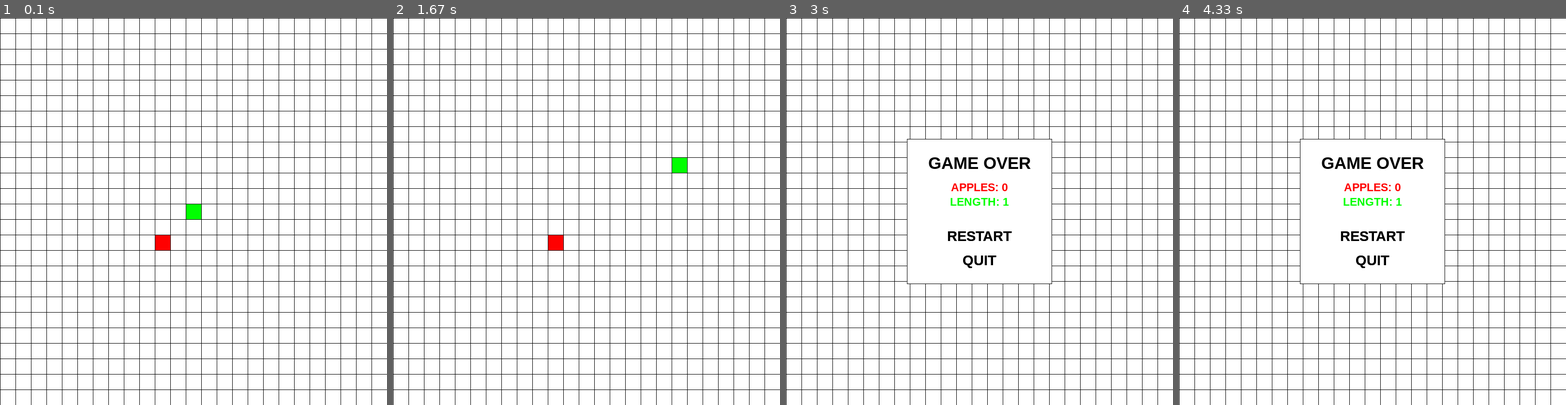
Above: before the commit, frames 1-4 (left to right).
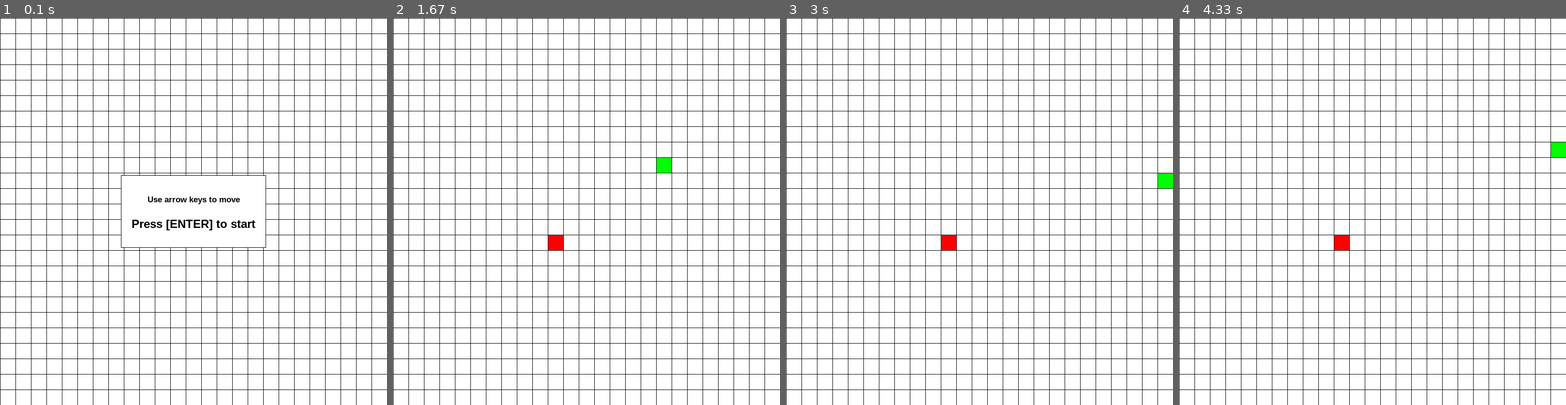
Above: after the commit, the same moments.

Repository: k-qich/2D-SnakeGame-Pygame
Game: pygame game, started from game.py
Same seed, same stepped clock (60 frames per second), same inputs: the game is played once before the commit and once after it.
Inputs:
- Up to frame 1 (0.1 s): no input
- Up to frame 2 (1.67 s): tap Enter at 0.33 s; hold Up 1.17-1.63 s
- Up to frame 3 (3 s): hold Right 1.67-2.13 s; hold Down from 2.73 s (still down)
- Up to frame 4 (4.33 s): release Down at 3.03 s; hold Left 3.07-3.47 s; hold Up 3.5-3.87 s; hold Right from 3.9 s (still down)

The runs differ from the first frame. In frame 1, 1.3% of the frame differs, in the area x 31-69%, y 40-60%; in frame 2, 0.3%; in frame 3, 2.3%, in the area x 31-100%, y 31-69%; in frame 4, 2.3%.

Commit message:
Added intro menu

Diff:
--- a/game.py
+++ b/game.py
@@ -43,6 +43,7 @@
         self.snake.append(self.snake_head)
 
         self.max_length += 1
+        self.render()
 
     def update(self):
         if not self.apple_sprite:
@@ -99,7 +100,22 @@
             pg.draw.line(self.gameDisplay, BLACK, (0, y), (DISPLAY_WIDTH, y))
 
     def game_intro_event_handler(self):
-        pass
+        keys = pg.key.get_pressed()
+        in_menu = True
+        start_btn_col = BLACK
+
+        # processing player inputs
+        for event in pg.event.get():
+            if event.type == pg.QUIT:
+                self.exit()
+
+        if keys[pg.K_RETURN]:
+            in_menu = False
+
+        self.display_text(pg.font.SysFont(TEXT_FONT, int(TEXT_SIZE/2)), "Use arrow keys to move", BLACK, DISPLAY_WIDTH/2, DISPLAY_HEIGHT/2 - 25)
+        self.display_text(pg.font.SysFont(TEXT_FONT, int(TEXT_SIZE/1.4)), "Press [ENTER] to start", start_btn_col, DISPLAY_WIDTH/2, DISPLAY_HEIGHT/2 + 25)
+
+        return in_menu
 
     def game_event_handler(self):
         keys = pg.key.get_pressed()
@@ -139,7 +155,7 @@
             if event.type == pg.QUIT:
                 self.exit()
 
-        # menu button hover for quit
+        # menu button hover for restart
         if restart_btn.collidepoint(mouse_pos):
             restart_btn_col = LIGHTERBLACK
             if pg.mouse.get_pressed()[0] == 1:
@@ -161,14 +177,28 @@
 
         return in_menu
 
+    def game_intro(self):
+        print("Intro")
+        is_game_over = True
+        menu_box = pg.Rect(0, 0, GAME_OVER_MENU_SIZE, GAME_OVER_MENU_SIZE/2)
+        menu_box.center = (DISPLAY_WIDTH/2, DISPLAY_HEIGHT/2)
+        menu_box2 = pg.Rect(0, 0, GAME_OVER_MENU_SIZE - 2, GAME_OVER_MENU_SIZE/2 - 2)
+        menu_box2.center = (DISPLAY_WIDTH/2, DISPLAY_HEIGHT/2)
+
+        pg.display.flip()
+
+        while is_game_over:
+            pg.draw.rect(self.gameDisplay, BLACK, menu_box, 1)
+            pg.draw.rect(self.gameDisplay, WHITE, menu_box2)
+
+            is_game_over = self.game_intro_event_handler()
+
+            pg.display.flip()
+
     # GAME LOOP
     def game_loop(self):
         print("Game Running!")
 
-        # init game objects
-        self.init_game_vars()
-
-        # game loop
         self.running = True
         while self.running:
             # event handling
@@ -231,8 +261,11 @@
         self.snake.append(snake_body)
 
     def run(self):
+        self.init_game_vars()
+        self.game_intro()
         self.game_loop()
         self.game_over()
+
         if self.restart:
             self.restart_game()
             self.run()
